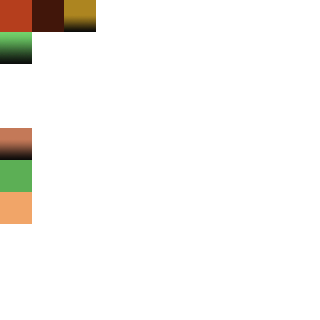
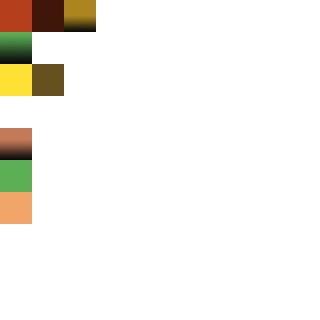
Layer changes from the first 320 × 320 image to the second:
added layer "Rectangle 10" above "Rectangle 4" over [32, 64, 64, 96]
painted on "Rectangle 4" over [0, 64, 32, 96]
painted on "Rectangle 8" over [64, 20, 91, 27]
moved "Rectangle 3" above "Rectangle 2", painted on it over [0, 32, 32, 64]
